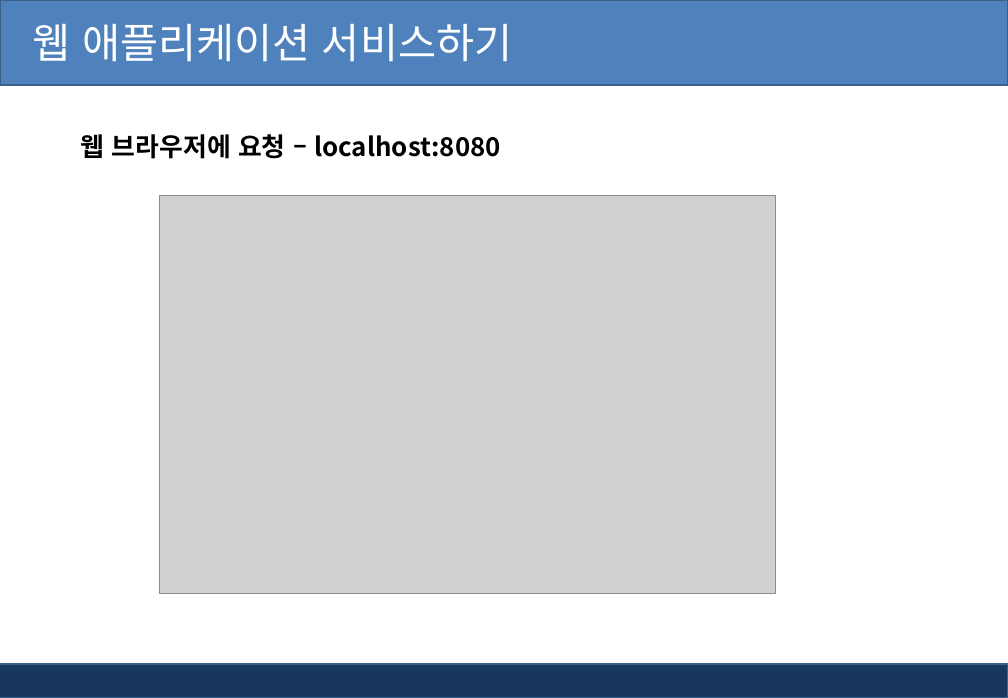
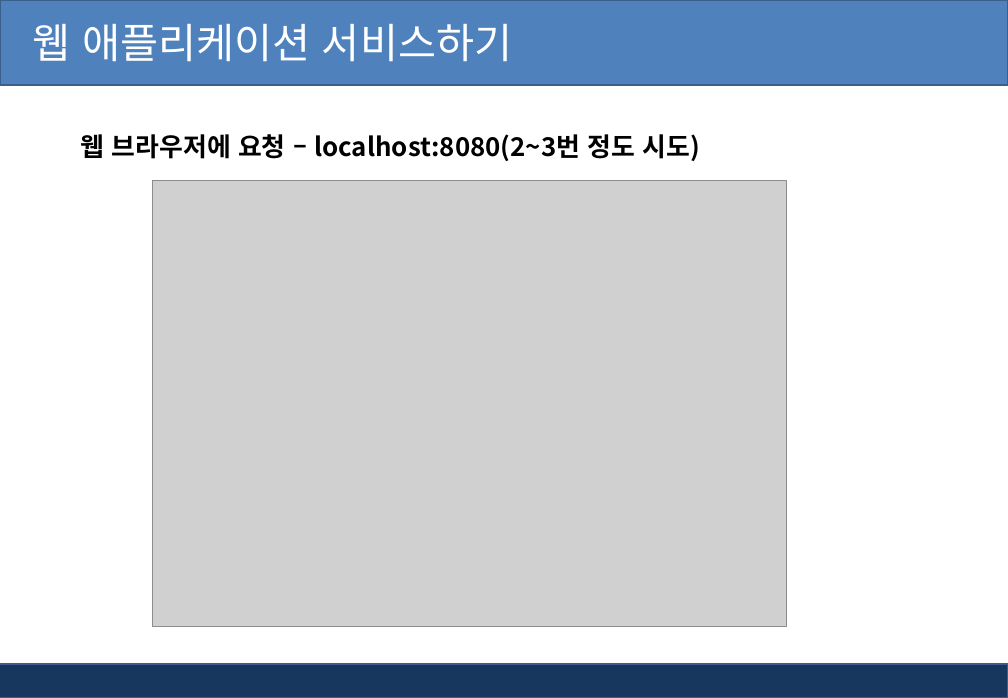
Before and after one commit to kiyongee2/green_project_web, a slide deck: slide 10 of jsp_ppt/웹(Web) 애플리케이션 배포하기.pptx (slide 8 before the commit). Drawn at 1008x698 pixels with LibreOffice and Linux fonts; fonts in the diff are those of the drawing; grey boxes stand for pictures; background and template pictures are left out. Boxes give left, top, right and bottom in pixels: in the first picture for what was removed or moved away, otherwise in the second. Text is boxed around its words. In the diff, an @@ line names an element or a change of style, - is before the commit and + after.

```diff
--- a/jsp_ppt/웹(Web) 애플리케이션 배포하기.pptx
+++ b/jsp_ppt/웹(Web) 애플리케이션 배포하기.pptx
@@ text at bbox=[81, 134, 699, 161]: text changed @@
-웹 브라우저에 요청 – localhost:8080
+웹 브라우저에 요청 – localhost:8080(2~3번 정도 시도)
@@ picture: place and size @@
-picture at bbox=[160, 195, 775, 594]
+picture at bbox=[153, 181, 787, 627]
```
Also in this commit, not shown: 2 other slides changed, 2 slides added, 3 other files.
